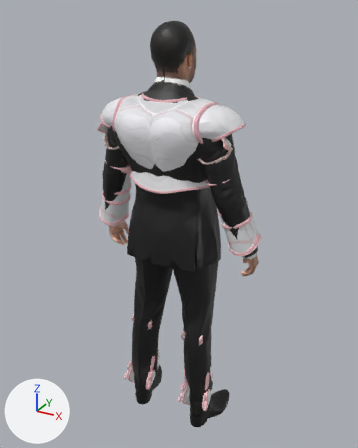
The glTF model Projects/StrongestInHistoryVsToday/res/Models/Characters/PlayerArmored/sih_player_armored.gltf as it was, and as the next commit left it.
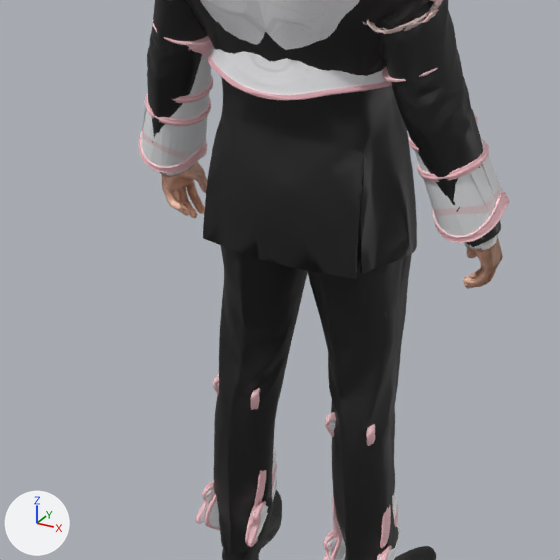
There are two pictures of each version: one whole from a 50 mm camera at (0.973, -1.737, 1.878) aimed at (0.003, 0.027, 0.996), one close up on the part from 11% to 79% of the width and 33% to 88% of the height. The axes (+X, +Y, +Z) are drawn at lower left. The lights are the same throughout. The older version's two pictures come first.

In view in the first close-up: 'sih_player_armored', 'sih_player_armored_bracer_l', 'sih_player_armored_bracer_r', 'sih_player_armored_chest', 'sih_player_armored_greave_l', 'sih_player_armored_greave_r' and 1 more.
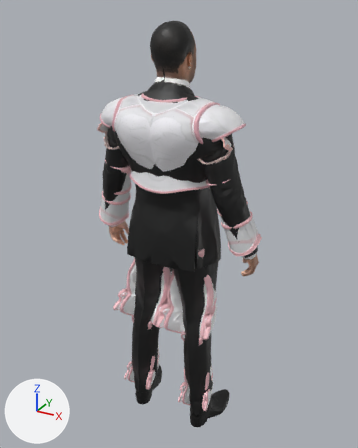
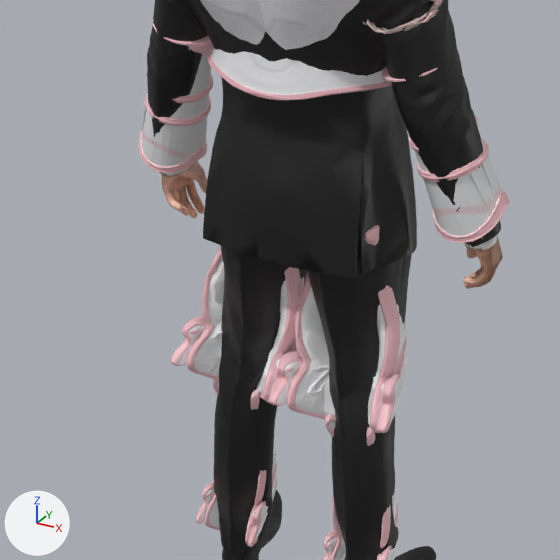
Location of each change, [x1, y1, x2, y2] in pixels of the close-ups (560 x 560 px):
'sih_player_armored_cuisse_r', added: after [271, 225, 407, 433]
'sih_player_armored_cuisse_l', added: after [171, 246, 304, 405]

The change, as a list of edits to the scene's bpy script:
```text
Add img_sih_player_armored_cuisse_r_diffuse:
    img_sih_player_armored_cuisse_r_diffuse = load_image('sih_player_armored_cuisse_r_diffuse', 'sih_player_armored_cuisse_r_diffuse.png', 1024, 1024, 'sRGB')
Add mat_sih_player_armored_cuisse_r_crystal:
    mat_sih_player_armored_cuisse_r_crystal = principled_material('sih_player_armored_cuisse_r_crystal')
    mat_sih_player_armored_cuisse_r_crystal.texture = img_sih_player_armored_cuisse_r_diffuse
Add me_mesh_0_010:
    me_mesh_0_010.from_pydata(...)  # 2533 vertices, 5061 faces; spans x -0.011..0.245, y -0.169..0.107, z 0.49..0.961
    me_mesh_0_010.materials.append(mat_sih_player_armored_cuisse_r_crystal)  # picture img_sih_player_armored_cuisse_r_diffuse
Add me_mesh_0_011:
    me_mesh_0_011.from_pydata(...)  # 2533 vertices, 5061 faces; spans x -0.245..0.011, y -0.169..0.107, z 0.49..0.961
    me_mesh_0_011.materials.append(mat_sih_player_armored_cuisse_r_crystal)  # picture img_sih_player_armored_cuisse_r_diffuse
Add ob_sih_player_armored_cuisse_r:
    ob_sih_player_armored_cuisse_r = bpy.data.objects.new('sih_player_armored_cuisse_r', me_mesh_0_010)
    ob_sih_player_armored_cuisse_r.location = (0.0, 0.0, 0.0)
Add ob_sih_player_armored_cuisse_l:
    ob_sih_player_armored_cuisse_l = bpy.data.objects.new('sih_player_armored_cuisse_l', me_mesh_0_011)
    ob_sih_player_armored_cuisse_l.location = (0.0, 0.0, 0.0)
```
